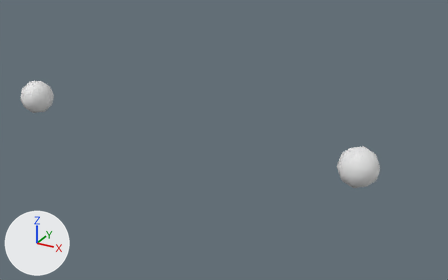
One commit to the OBJ model characters/meshes/hair_braids_cut_dark.obj: the scene before it, then after it.
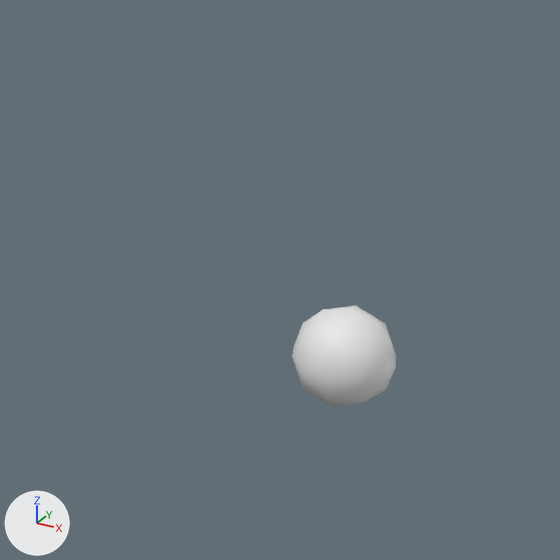
Old and new are each drawn whole from a 50 mm camera at (0.2379, -0.3836, 0.0817) aimed at (0.0358, -0.0162, -0.102) and again close up on the part from 48% to 100% of the width and 7% to 90% of the height. The lights are fixed; the arrows at lower left show +X, +Y and +Z. The last two pictures show the newer version. Where no turn or scale is listed for an object, it has been applied to the vertices.

The older version as bpy lines, for what is in view:
```python
me_hair_braids_cut_dark = bpy.data.meshes.new('hair_braids_cut_dark')
me_hair_braids_cut_dark.from_pydata(...)  # 76 vertices, 144 faces; spans x -0.154..0.154, y -0.039..-0.011, z -0.11..-0.082
ob_hair_braids_cut_dark = bpy.data.objects.new('hair_braids_cut_dark', me_hair_braids_cut_dark)
ob_hair_braids_cut_dark.location = (0.0, 0.0, 0.0)
```
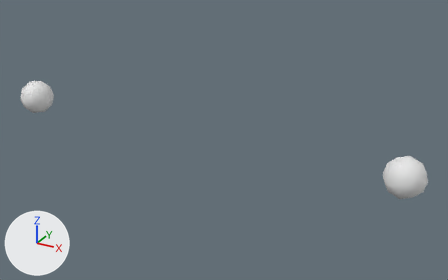
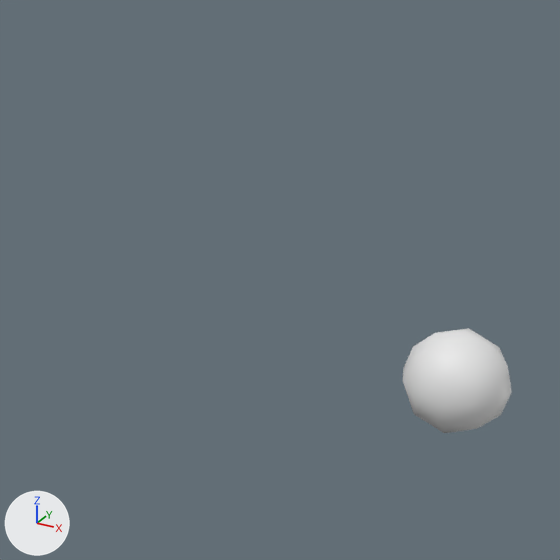
The newer file is also rescaled (x0.929), turned or shifted as a whole; pictures and numbers use the older file's frame.

Location of each change, [x1, y1, x2, y2] in pixels of the close-ups (560 x 560 px):
'hair_braids_cut_dark', reshaped: before [292, 306, 396, 407]; after [403, 328, 512, 433]

Diff of the bpy script that builds the scene:
```diff
--- a/characters/meshes/hair_braids_cut_dark.obj.py
+++ b/characters/meshes/hair_braids_cut_dark.obj.py
@@ me_hair_braids_cut_dark @@
 # used by ob_hair_braids_cut_dark; location = (0.0, 0.0, 0.0)
-me_hair_braids_cut_dark.from_pydata(...)  # 76 vertices, 144 faces; spans x -0.154..0.154, y -0.039..-0.011, z -0.11..-0.082
+me_hair_braids_cut_dark.from_pydata(...)  # 76 vertices, 144 faces; spans x -0.154..0.184, y -0.039..-0.011, z -0.11..-0.082
+# me_hair_braids_cut_dark part 1: the loose piece of 38 vertices spanning x 0.126..0.154, y -0.039..-0.011, z -0.11..-0.082 is moved by (0.03, 0.0, 0.0)
```
